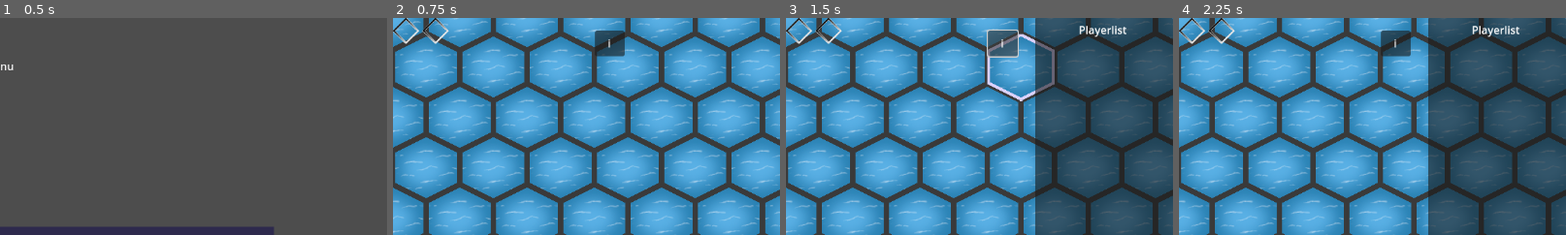
Above: before the commit, frames 1-4 (left to right).
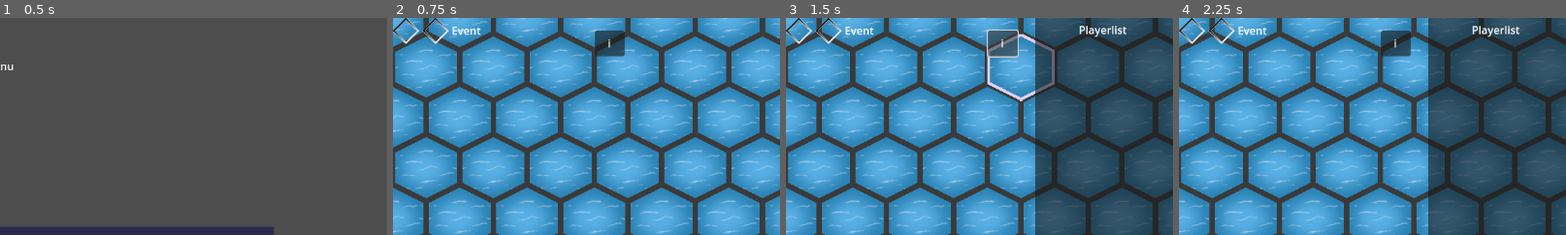
Above: after the commit, the same moments.

Repository: DragonCat4012/Shyv_Game
Game: Godot game, scene res://Scenes/menu.tscn
Same seed, same stepped clock (60 frames per second), same inputs: the game is played once before the commit and once after it.
Inputs:
- Up to frame 1 (0.5 s): no input
- Up to frame 2 (0.75 s): click "Test Map" at 0.5 s
- Up to frame 3 (1.5 s): click "i" at 1.25 s
- Up to frame 4 (2.25 s): click "End turn" at 2 s
The pictures show only the part of the screen within x 50-100%, y 0-50%; the shares and areas given below are measured in that part.

Frame 1 is identical in both runs. In frame 2, 0.2% of the frame differs, in the area x 15-23%, y 4-9%; in frame 3, 0.2%; in frame 4, 0.2%.
Error in both runs: Invalid access to property or key 'assignedID' on a base object of type 'Nil'. (res://Scenes/Overlays/PhaseManager.gd:11)

Commit message:
Display Phase Names

Diff:
--- a/GamManager.gd
+++ b/GamManager.gd
@@ -27,14 +27,14 @@
 var ownNation = null
 
 # Game Phases
-var currentPhase = 0
-"""
-0: None -> not started or error
-1: EVENT
-2: Building
-3: Movement
-4: Endphase
-"""
+var currentPhase: int = 0
+const phaseNames = { # NOTE: change tooltip text in GamePhaseScene if scenes change
+	0: "Nothingness :0",
+	1: "Event",
+	2: "Building",
+	3: "Movement",
+	4: "Endphase"
+}
 var endedTurnNations = [] # host only, ntion which have finished their turn in the current game phase
 var hasEndedTurn = false # Client only to hide ent turn option and disable actions
 
--- a/Scenes/Overlays/GamePhasesScene.gd
+++ b/Scenes/Overlays/GamePhasesScene.gd
@@ -4,8 +4,10 @@
 @onready var p_3 := $HBoxContainer/P3
 @onready var p_4 := $HBoxContainer/P4
 @onready var allPhases = [p_1,p_2,p_3, p_4]
+@onready var label = $HBoxContainer/Label
 
 func _ready():
+	label.text = GamManager.phaseNames[GamManager.currentPhase]
 	update_to_phase(1)
 
 func update_to_phase(phase: int):
@@ -17,3 +19,4 @@
 		e.texture = RessourceManager.GAMEPHASES
 
 	allPhases[phase-1].texture = RessourceManager.GAMEPHASES_ACTIVE
+	label.text = GamManager.phaseNames[phase]
--- a/Scenes/Overlays/GamePhasesScene.tscn
+++ b/Scenes/Overlays/GamePhasesScene.tscn
@@ -13,20 +13,28 @@
 
 [node name="P1" type="TextureRect" parent="HBoxContainer"]
 layout_mode = 2
+tooltip_text = "Event"
 texture = ExtResource("1_g7b6r")
 expand_mode = 2
 
 [node name="P2" type="TextureRect" parent="HBoxContainer"]
 layout_mode = 2
+tooltip_text = "Building"
 texture = ExtResource("1_2kdg2")
 expand_mode = 2
 
 [node name="P3" type="TextureRect" parent="HBoxContainer"]
 layout_mode = 2
+tooltip_text = "Movement"
 texture = ExtResource("1_2kdg2")
 expand_mode = 2
 
 [node name="P4" type="TextureRect" parent="HBoxContainer"]
 layout_mode = 2
+tooltip_text = "Endphase"
 texture = ExtResource("1_2kdg2")
 expand_mode = 2
+
+[node name="Label" type="Label" parent="HBoxContainer"]
+layout_mode = 2
+text = "Some Phase"
